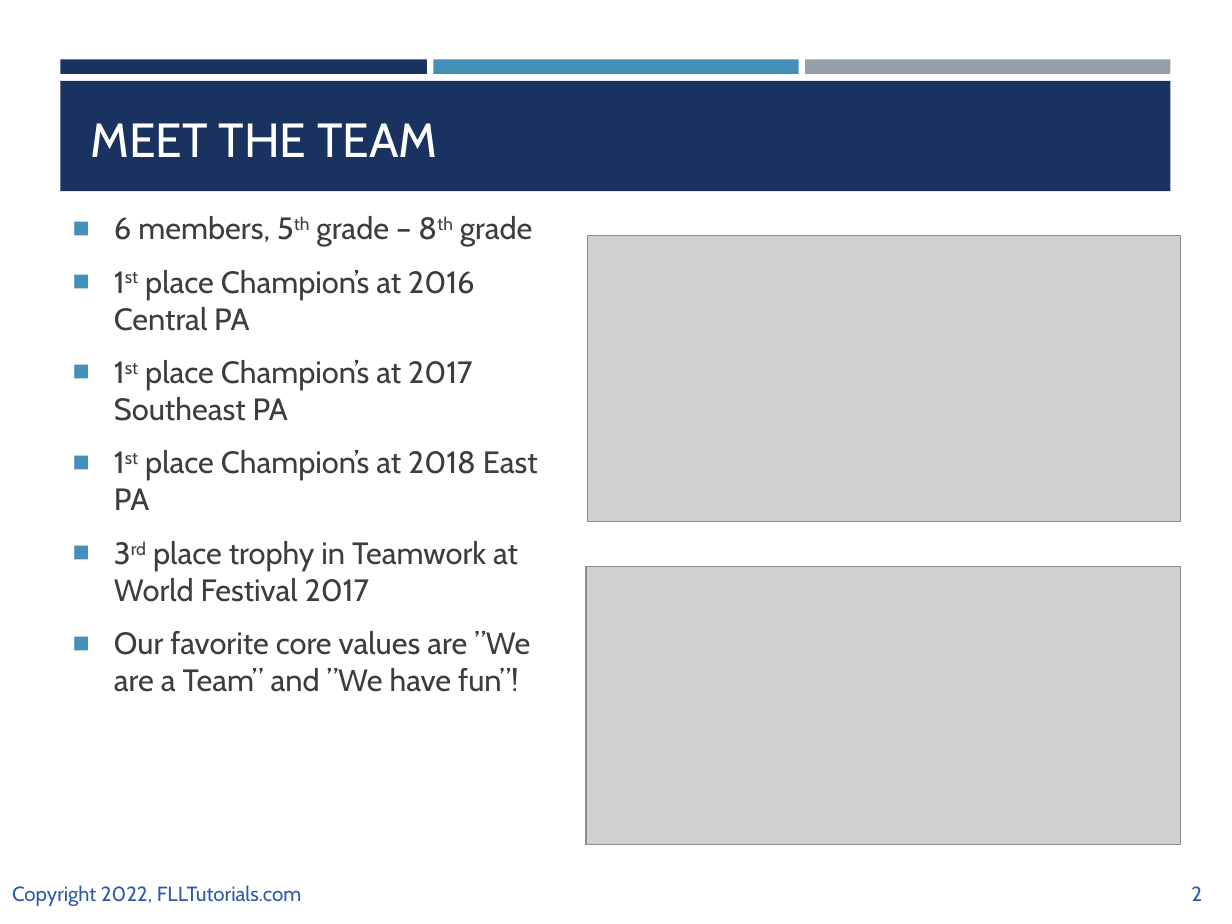
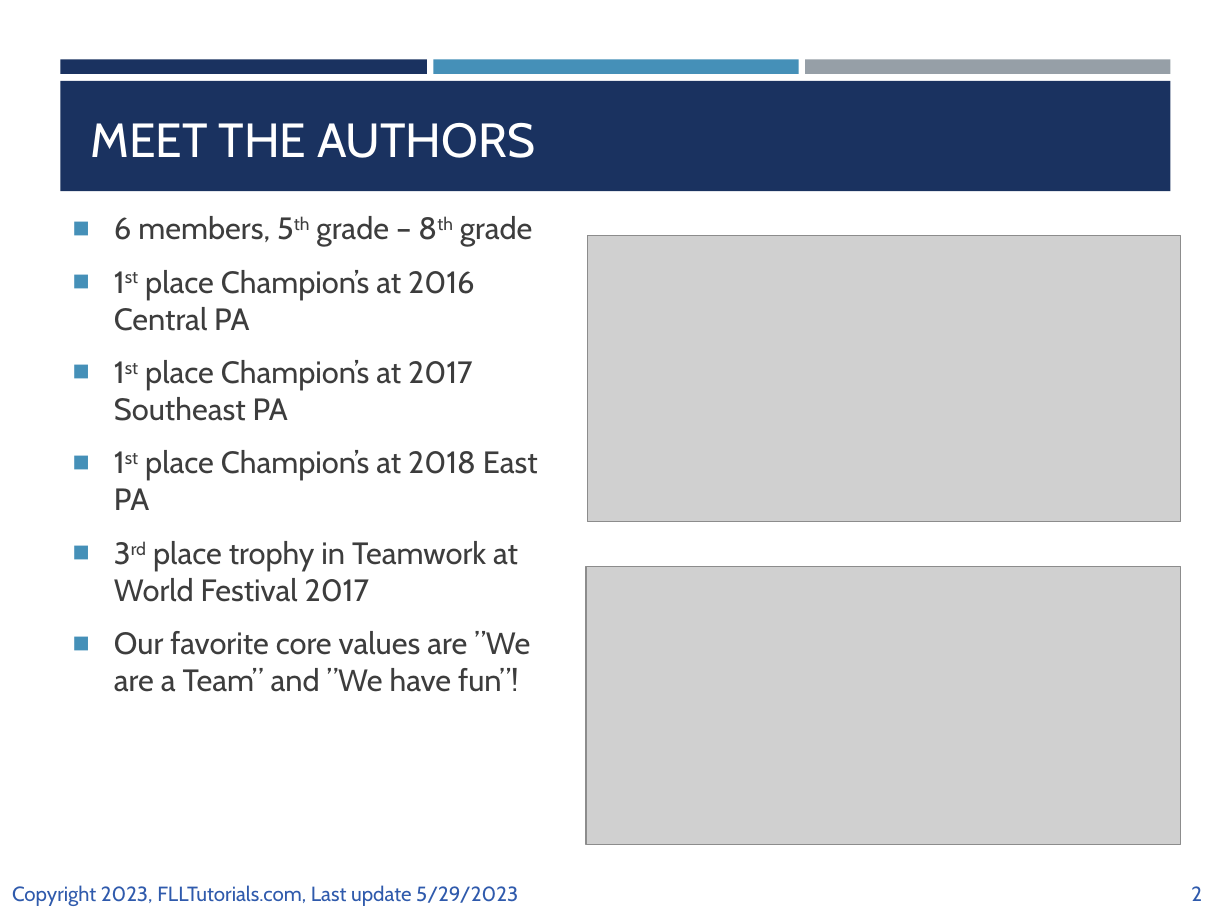
Before and after one commit to ev3lessons/FLL-Tutorials, a slide deck: slide 2 of translations/en-us/CoreValues/CVPoster.pptx. Drawn at 1232x924 pixels with LibreOffice and Linux fonts; fonts in the diff are those of the drawing; grey boxes stand for pictures. Boxes give left, top, right and bottom in pixels: in the first picture for what was removed or moved away, otherwise in the second. Text is boxed around its words. In the diff, an @@ line names an element or a change of style, - is before the commit and + after.

```diff
--- a/translations/en-us/CoreValues/CVPoster.pptx
+++ b/translations/en-us/CoreValues/CVPoster.pptx
@@ title at [91, 123, 535, 158]: text changed @@
-MEET THE TEAM
+MEET THE AUTHORS
@@ text at [12, 885, 518, 906]: text changed @@
-Copyright 2022, FLLTutorials.com
+Copyright 2023, FLLTutorials.com, Last update 5/29/2023
```
Also in this commit, not shown: 8 other slides changed, 1 slide removed, 33 other files.
